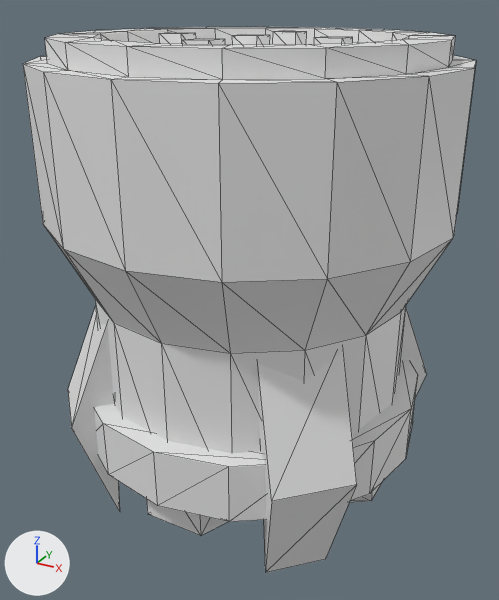
Renders of the OBJ model assets/hbm/models/ams_emitter.obj from each side of a commit.
One viewpoint serves both versions: a 50 mm camera at (4.01, -7.33, 6.9) aimed at (-0.02, -0.01, 3.24). The axes (+X, +Y, +Z) are drawn at lower left. The lights are the same throughout. Mesh edges are drawn as thin lines. Where no turn or scale is listed for an object, it has been applied to the vertices.
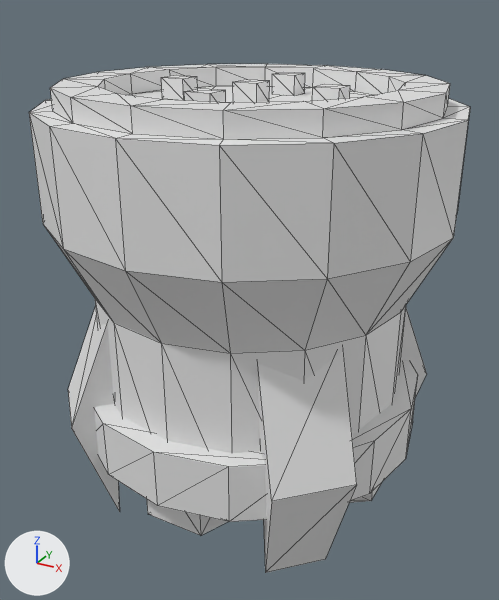
Boxes (x1, y1, x2, y2) around the edits, measured in the pictures (499 x 600 px; the box of a moved part takes in the faces that stretch with it):
'Circle', reshaped (7% shorter): before (23, 27, 476, 573); after (29, 64, 470, 573)
part 1 of me_circle, moved or reshaped: before (23, 27, 476, 282); after (29, 64, 470, 282)

The edits, one by one:
me_circle is used by ob_circle; location (0.0, 0.0, 0.0).
me_circle had 304 vertices, 538 faces and spanned x -2.5..2.5, y -2.5..2.5, z 0.0..6.5.
me_circle now has 304 vertices, 530 faces and spans x -2.5..2.5, y -2.5..2.5, z 0.0..6.0.
Part 1, on me_circle:
4 faces are deleted.
120 vertices in x -2.5..2.5, y -2.5..2.5, z 6.25..6.5 move by (0.0, 0.0, -0.5).
4 new faces join them.
